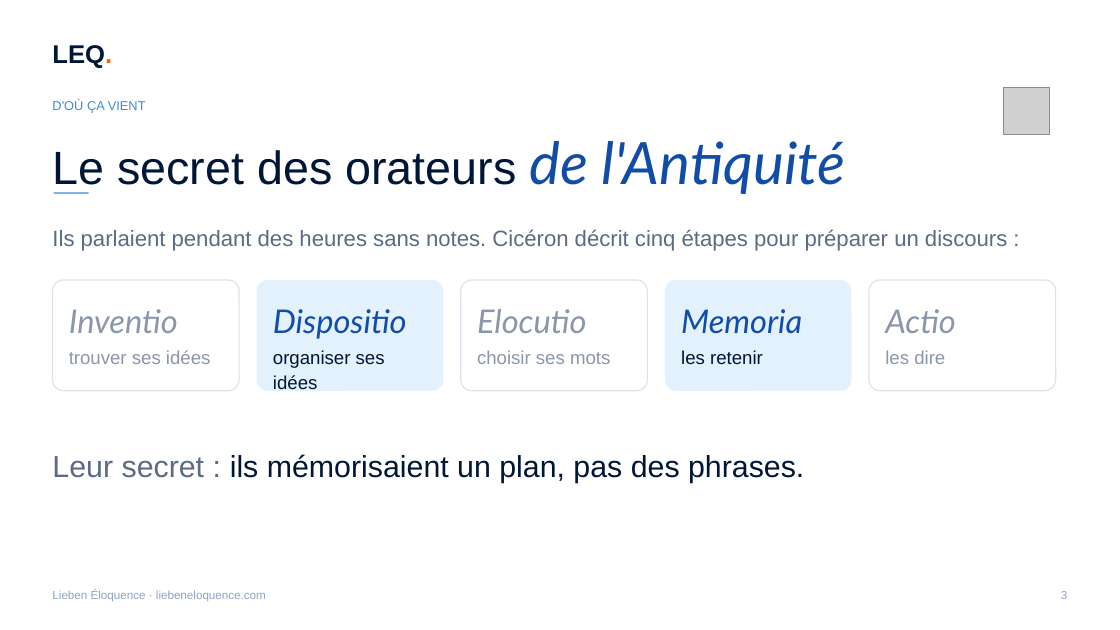
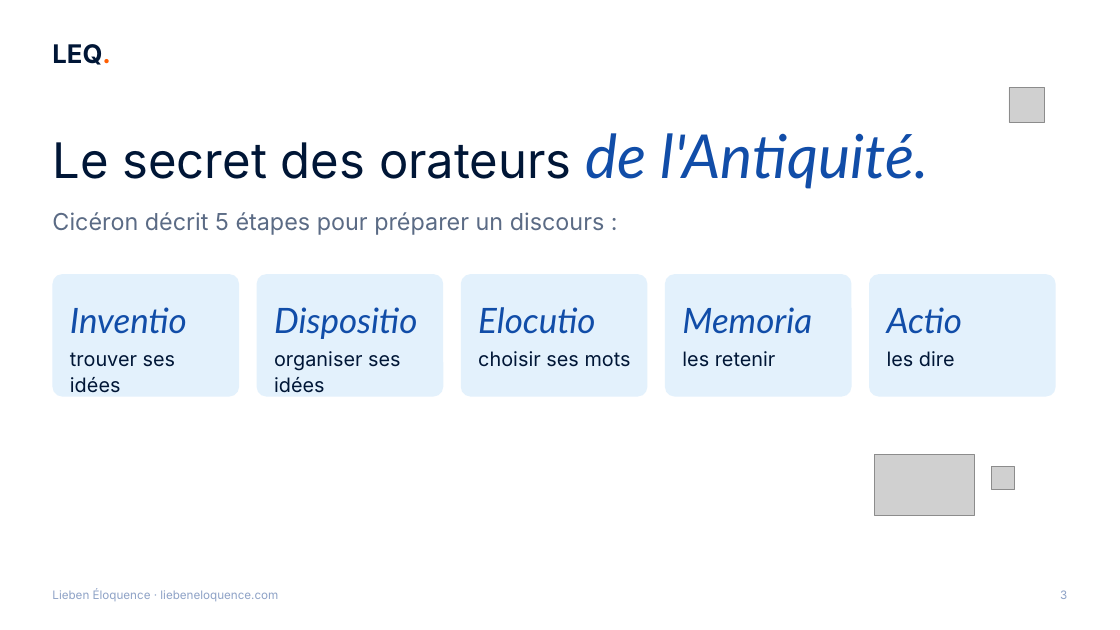
Before and after one commit to ahiale/liebeneloquence-site, a slide deck: slide 3 of communication/atelier/LEQ-capsule-squelette.pptx. Drawn at 1120x630 pixels with LibreOffice and Linux fonts; fonts in the diff are those of the drawing; grey boxes stand for pictures; background and template pictures are left out. Boxes give left, top, right and bottom in pixels: in the first picture for what was removed or moved away, otherwise in the second. Text is boxed around its words. In the diff, an @@ line names an element or a change of style, - is before the commit and + after.

```diff
--- a/communication/atelier/LEQ-capsule-squelette.pptx
+++ b/communication/atelier/LEQ-capsule-squelette.pptx
@@ picture resized from (x1=1003, y1=87, x2=1050, y2=134) to (x1=1009, y1=87, x2=1044, y2=123) @@
@@ text removed at (x1=52, y1=100, x2=146, y2=113) @@
-D'OÙ ÇA VIENT
@@ text at (x1=52, y1=133, x2=929, y2=189): text changed; size 40 to 42 pt; font Arial to Inter @@
-Le secret des orateurs de l'Antiquité
+Le secret des orateurs de l'Antiquité.
@@ rectangle removed at (x1=54, y1=192, x2=89, y2=193) @@
@@ text at (x1=52, y1=212, x2=605, y2=235): text changed; size 19 to 20 pt; font Arial to Inter @@
-Ils parlaient pendant des heures sans notes. Cicéron décrit cinq étapes pour préparer un discours :
+Cicéron décrit 5 étapes pour préparer un discours :
@@ rounded rectangle resized from (x1=52, y1=280, x2=239, y2=391) to (x1=52, y1=274, x2=239, y2=397) @@
@@ rounded rectangle resized from (x1=257, y1=280, x2=444, y2=391) to (x1=257, y1=274, x2=444, y2=397) @@
@@ rounded rectangle at (x1=257, y1=274, x2=444, y2=397): proportions changed @@
@@ text "Dispositio" at (x1=274, y1=307, x2=417, y2=339): size 28 to 30 pt @@
@@ rounded rectangle resized from (x1=461, y1=280, x2=648, y2=391) to (x1=461, y1=274, x2=648, y2=397) @@
@@ rounded rectangle at (x1=665, y1=274, x2=852, y2=397): proportions changed @@
@@ rounded rectangle resized from (x1=665, y1=280, x2=852, y2=391) to (x1=665, y1=274, x2=852, y2=397) @@
@@ text "Memoria" at (x1=682, y1=307, x2=812, y2=334): size 28 to 30 pt @@
@@ fill #FFFFFF to #E3F1FC; outline #DCE3EC 1 pt to none; proportions changed in 3 elements at (x1=52, y1=274, x2=239, y2=397), (x1=461, y1=274, x2=648, y2=397), (x1=870, y1=274, x2=1056, y2=397) @@
@@ rounded rectangle resized from (x1=870, y1=280, x2=1056, y2=391) to (x1=870, y1=274, x2=1056, y2=397) @@
@@ size 28 to 30 pt, text colour #8A97AB to #114DA8 in 3 elements at (x1=70, y1=307, x2=187, y2=334), (x1=478, y1=307, x2=595, y2=334), (x1=887, y1=307, x2=963, y2=334) @@
@@ text "organiser ses idées" at (x1=274, y1=351, x2=401, y2=393): size 16 to 17 pt, font Arial to Inter @@
@@ text "les retenir" at (x1=682, y1=351, x2=776, y2=367): size 16 to 17 pt, font Arial to Inter @@
@@ size 16 to 17 pt, font Arial to Inter, text colour #8A97AB to #001636 in 3 elements at (x1=70, y1=352, x2=176, y2=393), (x1=478, y1=351, x2=631, y2=367), (x1=887, y1=351, x2=955, y2=367) @@
@@ text removed at (x1=52, y1=454, x2=804, y2=483) @@
-Leur secret : ils mémorisaient un plan, pas des phrases.
@@ picture added at (x1=875, y1=455, x2=975, y2=516) @@
@@ picture added at (x1=991, y1=466, x2=1015, y2=490) @@
@@ font Arial to Inter in 3 elements at (x1=52, y1=44, x2=110, y2=65), (x1=52, y1=589, x2=278, y2=601), (x1=1060, y1=590, x2=1067, y2=599) @@
```
Also in this commit, not shown: 11 other slides changed, 43 other files.
